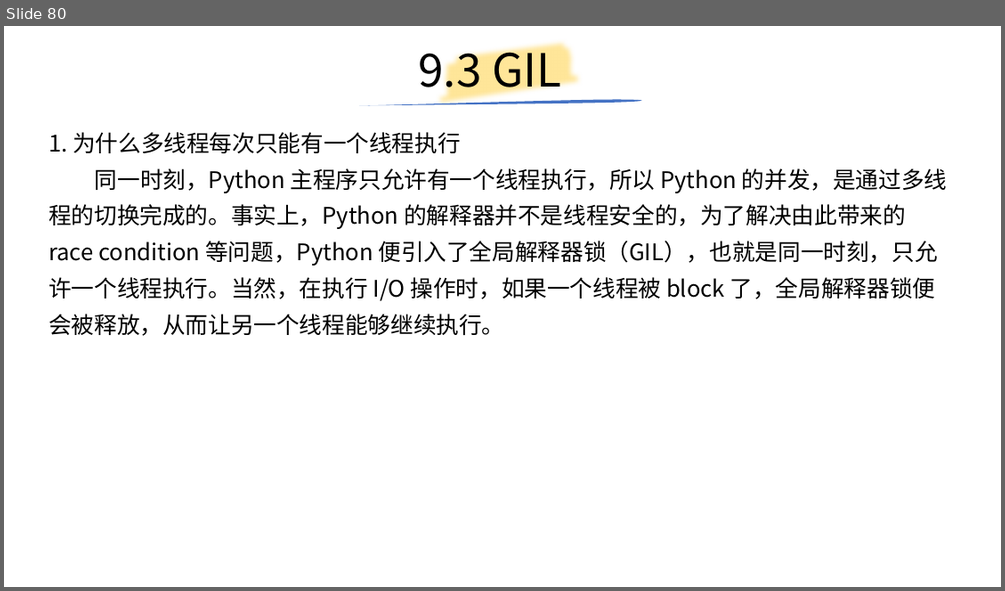
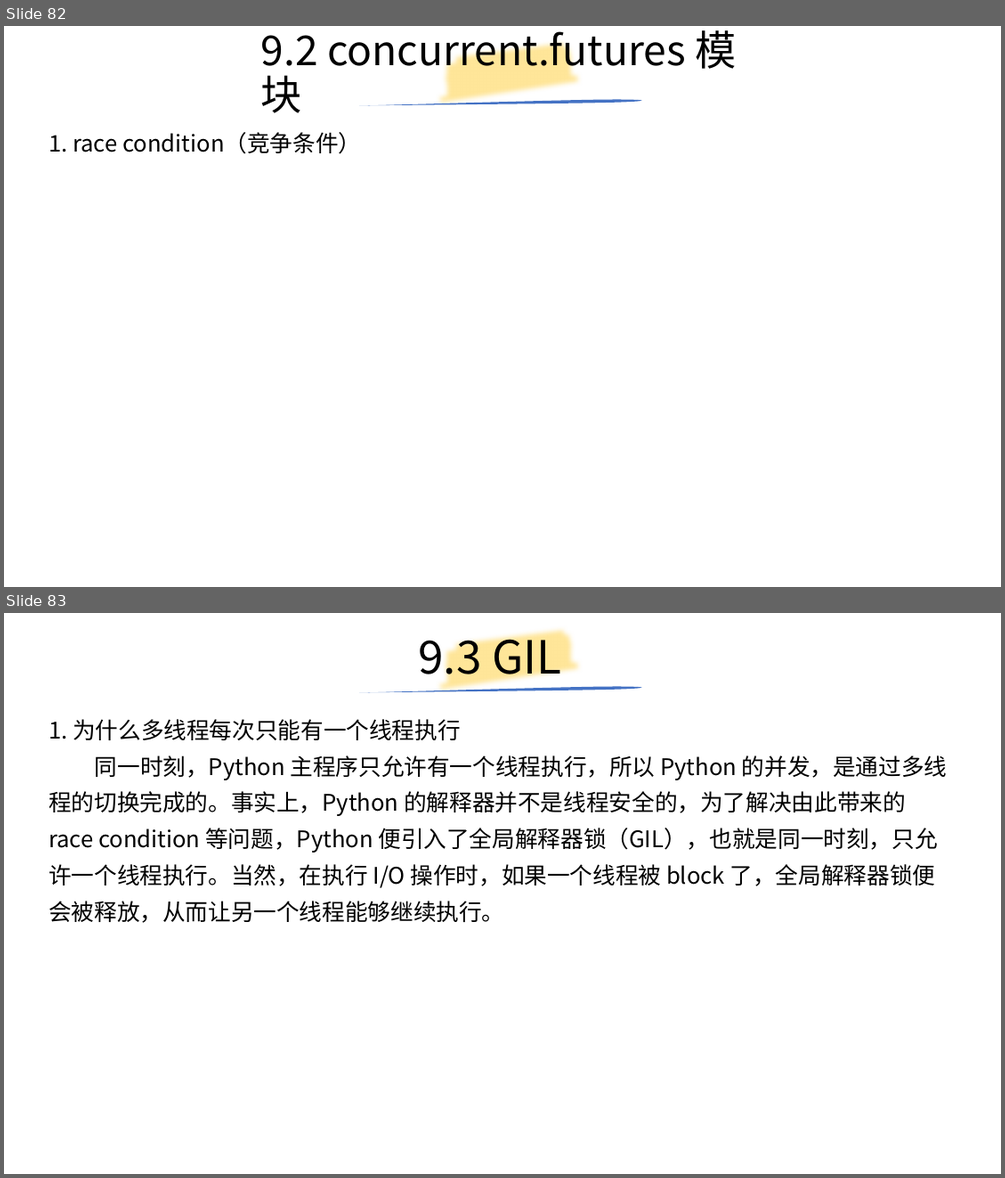
Before and after one commit to yiwenliu/CorePython, a slide deck: PPT/CorePython.pptx. Shown one above the other, each under a label of ours: slide 80 before the commit, slides 82 and 83 after it. The pictures are 1005x591 and 1005x1178 pixels, drawn with LibreOffice and Linux fonts; fonts in the diff are those of the drawing. Boxes give left, top, right and bottom in pixels: in the first picture for what was removed or moved away, otherwise in the second. Text is boxed around its words. In the diff, an @@ line names an element or a change of style, - is before the commit and + after.

```diff
--- a/PPT/CorePython.pptx
+++ b/PPT/CorePython.pptx
@@ slide 82 added at [4,26,1001,587], background #FFFFFF @@
@@ title added at [261,30,736,113], 39.6 pt, text #000000 @@
+9.2 concurrent.futures 模块
@@ freeform shape added at [435,26,588,125], outline #FFE699 16 pt @@
@@ freeform shape added at [359,99,642,105], fill #4472C4 @@
@@ text added at [48,132,361,154], 22 pt, text #000000 @@
+1. race condition（竞争条件）
@@ what was slide 80 is now slide 83 @@
```
Also in this commit, not shown: 4 slides changed, 12 other slides added.
